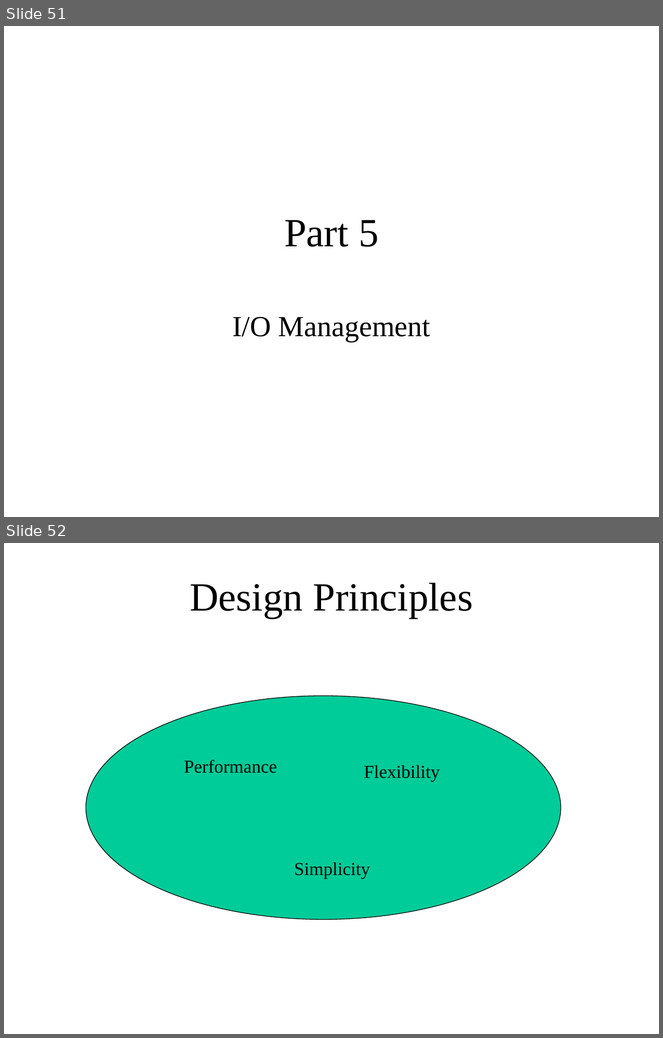
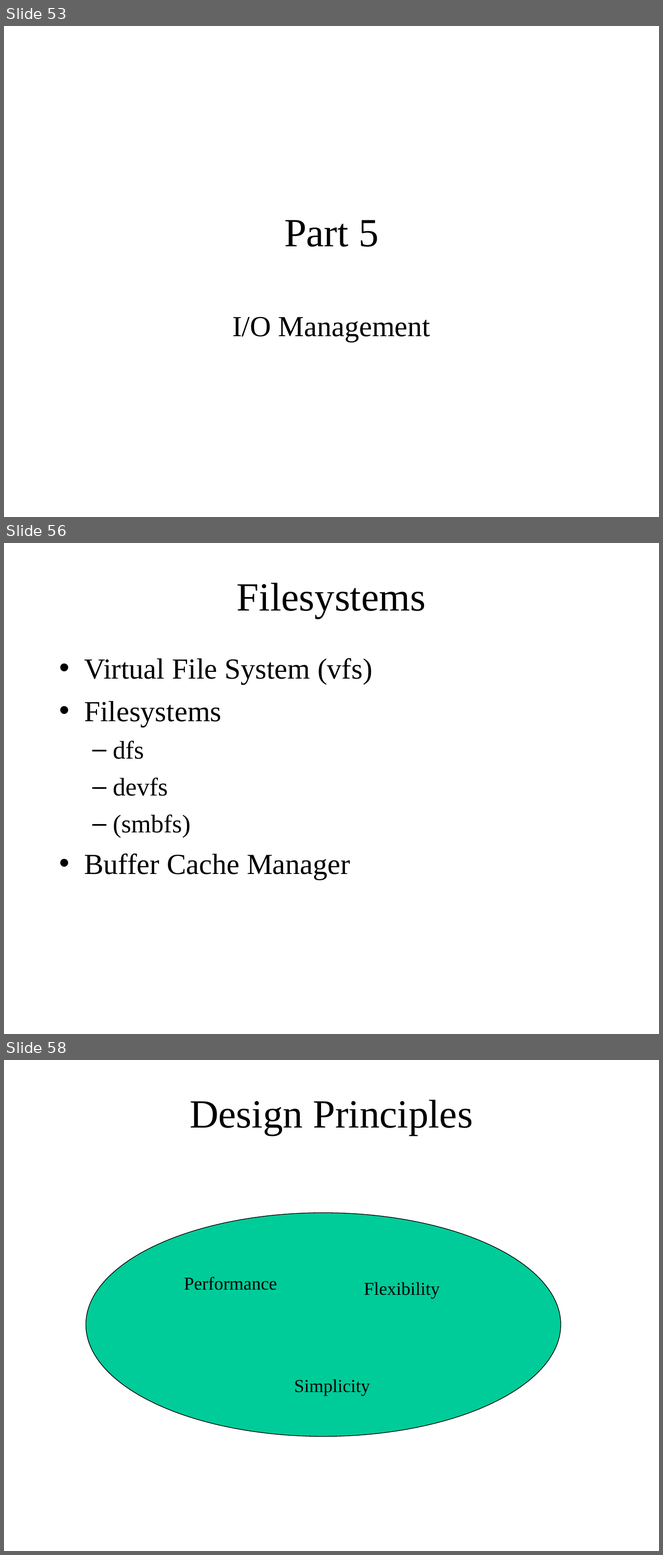
Before and after one commit to ringgaard/sanos, a slide deck: doc/sanostech.ppt. Shown one above the other, each under a label of ours: slides 51 and 52 before the commit, slides 53, 56 and 58 after it; the slides between them are not shown. The pictures are 663x1038 and 663x1555 pixels, drawn with LibreOffice and Linux fonts; fonts in the diff are those of the drawing. Boxes give left, top, right and bottom in pixels: in the first picture for what was removed or moved away, otherwise in the second. Text is boxed around its words. In the diff, an @@ line names an element or a change of style, - is before the commit and + after.

```diff
--- a/doc/sanostech.ppt
+++ b/doc/sanostech.ppt
@@ slide 56 added at <box>4,543,659,1034</box>, background #FFFFFF @@
@@ title added at <box>237,583,426,618</box>, 44 pt, text #000000 @@
+Filesystems
@@ text added at <box>84,658,373,880</box>, 32 pt, text #000000 @@
+• Virtual File System (vfs)
+• Filesystems
+  – dfs
+  – devfs
+  – (smbfs)
+• Buffer Cache Manager
@@ what was slide 51 is now slide 53 @@
@@ what was slide 52 is now slide 58 @@
```
Also in this commit, not shown: 10 slides changed, 5 other slides added, 1 other file.
